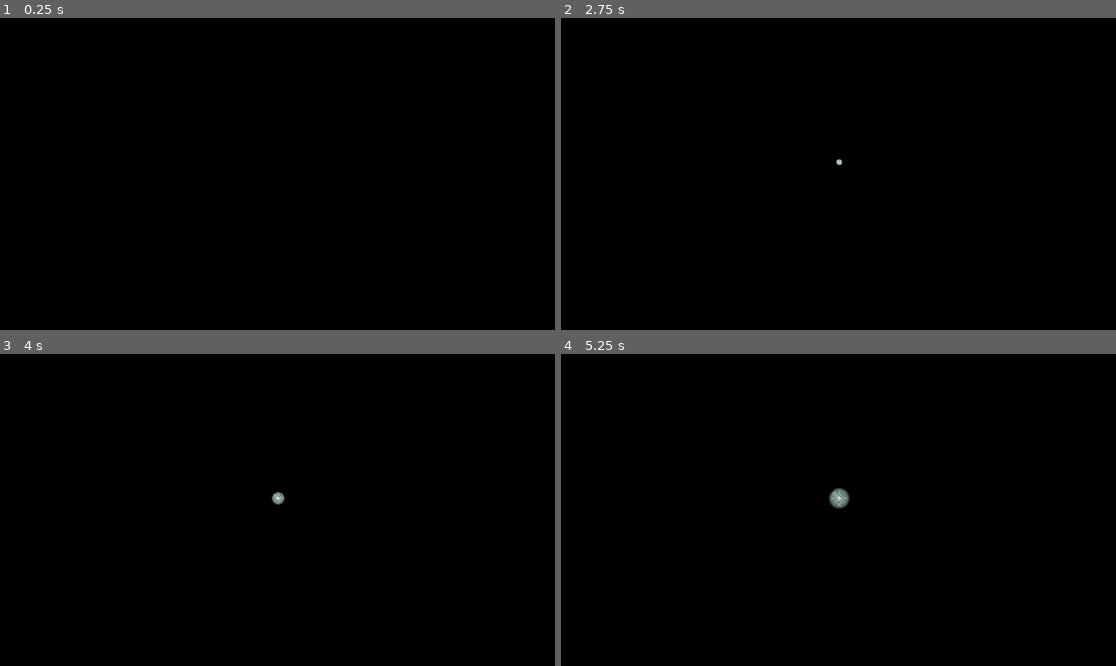
Above: before the commit, frames 1-4 (two rows, left to right).
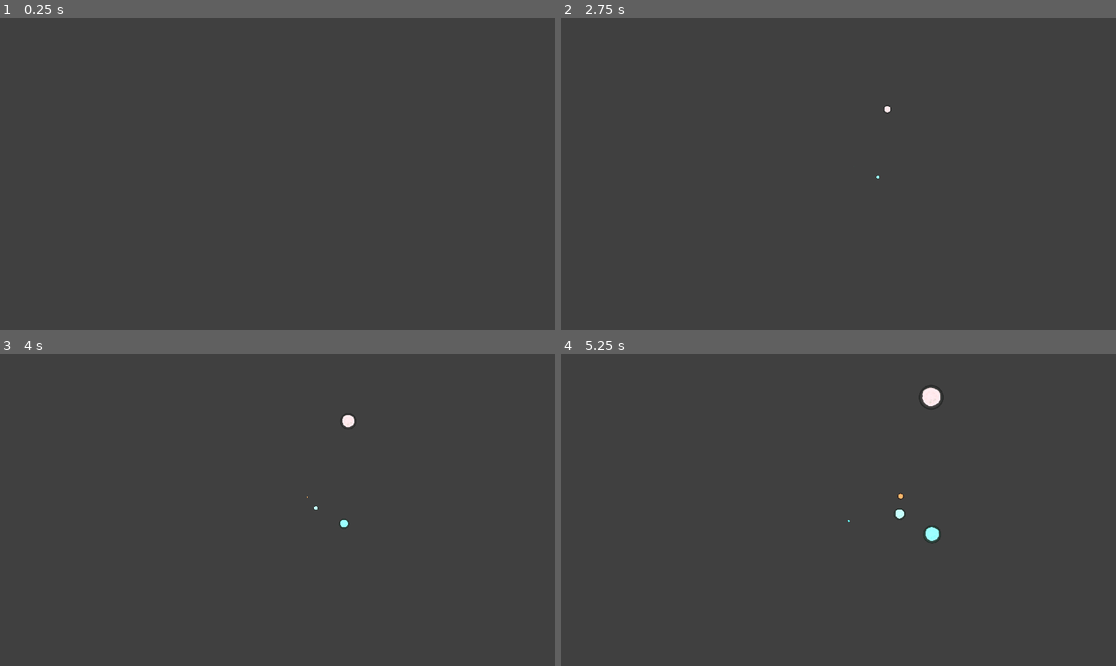
Above: after the commit, the same moments.

Repository: KaizNike/screen-toybox
Game: Godot game, scene res://src/Scenes/starScene.tscn
Two runs of this game, one before a commit and one after it. Both use one fixed random seed, a clock stepped at 60 frames per second and the inputs below. This scene is started directly instead of the project's main scene.
Inputs (mouse positions are in pixels of both pictures, inside the frame that each line leads up to):
- Up to frame 1 (0.25 s): no input
- Up to frame 2 (2.75 s): tap Enter at 0.5, 2 s; move the mouse to (960, 158) at 0.52 s; hold = (add, bound only after the commit) 0.53-1.25 s; click (960, 158) at 0.8 s; tap Space at 1.25 s; drag from (727, 189) to (810, 236) at 1.27 s; move the mouse to (894, 105) at 2.02 s; hold R (randomize, bound only after the commit) from 2.03 s (still down); tap M (mode, bound only after the commit) at 2.1 s; click (894, 105) at 2.17 s
- Up to frame 3 (4 s): release R (randomize, bound only after the commit) at 2.75 s; tap Space at 2.75 s; drag from (249, 572) to (111, 463) at 2.77 s; move the mouse to (444, 556) at 3.52 s; hold Right mouse button (right_click) from 3.53 s (still down); click (444, 556) at 3.67 s; tap - (subtract, bound only after the commit) at 3.8 s
- Up to frame 4 (5.25 s): release Right mouse button (right_click) at 4.25 s; drag from (672, 463) to (755, 432) at 4.27 s; move the mouse to (866, 510) at 5.02 s; hold = (add, bound only after the commit) from 5.03 s (still down)

The runs differ from the first frame. In frame 1, 100% of the frame differs, in the area x 0-100%, y 0-100%; in frame 2, 100%; in frame 3, 100%; in frame 4, 100%.

Commit message:
v0.6.1 - Multimonitor for stars
Starfield scene now supports multimonitor setups and features improved particle effects. Scene scripts set currentScene for context-aware input handling. Refactored window logic to be scene-specific, updated tooltips and version label, and increased the maximum number of shapes. Various .tscn files updated for Godot 4 compatibility and resource referencing.

Diff:
--- a/Source Files/Fullscreen Toybox/project.godot
+++ b/Source Files/Fullscreen Toybox/project.godot
@@ -41,19 +41,21 @@
 }
 add={
 "deadzone": 0.5,
-"events": [Object(InputEventKey,"resource_local_to_scene":false,"resource_name":"","device":0,"window_id":0,"alt_pressed":false,"shift_pressed":false,"ctrl_pressed":false,"meta_pressed":false,"pressed":false,"keycode":0,"physical_keycode":0,"key_label":0,"unicode":0,"location":0,"echo":false,"script":null)
-, Object(InputEventKey,"resource_local_to_scene":false,"resource_name":"","device":0,"window_id":0,"alt_pressed":false,"shift_pressed":false,"ctrl_pressed":false,"meta_pressed":false,"pressed":false,"keycode":0,"physical_keycode":0,"key_label":0,"unicode":0,"location":0,"echo":false,"script":null)
+"events": [Object(InputEventKey,"resource_local_to_scene":false,"resource_name":"","device":-1,"window_id":0,"alt_pressed":false,"shift_pressed":false,"ctrl_pressed":false,"meta_pressed":false,"pressed":false,"keycode":61,"physical_keycode":0,"key_label":0,"unicode":61,"location":0,"echo":false,"script":null)
+, Object(InputEventKey,"resource_local_to_scene":false,"resource_name":"","device":-1,"window_id":0,"alt_pressed":false,"shift_pressed":false,"ctrl_pressed":false,"meta_pressed":false,"pressed":false,"keycode":0,"physical_keycode":4194437,"key_label":0,"unicode":43,"location":0,"echo":false,"script":null)
+, Object(InputEventKey,"resource_local_to_scene":false,"resource_name":"","device":-1,"window_id":0,"alt_pressed":false,"shift_pressed":true,"ctrl_pressed":false,"meta_pressed":false,"pressed":false,"keycode":0,"physical_keycode":61,"key_label":0,"unicode":43,"location":0,"echo":false,"script":null)
 ]
 }
 subtract={
 "deadzone": 0.5,
-"events": [Object(InputEventKey,"resource_local_to_scene":false,"resource_name":"","device":0,"window_id":0,"alt_pressed":false,"shift_pressed":false,"ctrl_pressed":false,"meta_pressed":false,"pressed":false,"keycode":0,"physical_keycode":0,"key_label":0,"unicode":0,"location":0,"echo":false,"script":null)
-, Object(InputEventKey,"resource_local_to_scene":false,"resource_name":"","device":0,"window_id":0,"alt_pressed":false,"shift_pressed":false,"ctrl_pressed":false,"meta_pressed":false,"pressed":false,"keycode":0,"physical_keycode":0,"key_label":0,"unicode":0,"location":0,"echo":false,"script":null)
+"events": [Object(InputEventKey,"resource_local_to_scene":false,"resource_name":"","device":-1,"window_id":0,"alt_pressed":false,"shift_pressed":true,"ctrl_pressed":false,"meta_pressed":false,"pressed":false,"keycode":0,"physical_keycode":45,"key_label":0,"unicode":95,"location":0,"echo":false,"script":null)
+, Object(InputEventKey,"resource_local_to_scene":false,"resource_name":"","device":-1,"window_id":0,"alt_pressed":false,"shift_pressed":false,"ctrl_pressed":false,"meta_pressed":false,"pressed":false,"keycode":0,"physical_keycode":45,"key_label":0,"unicode":45,"location":0,"echo":false,"script":null)
+, Object(InputEventKey,"resource_local_to_scene":false,"resource_name":"","device":-1,"window_id":0,"alt_pressed":false,"shift_pressed":false,"ctrl_pressed":false,"meta_pressed":false,"pressed":false,"keycode":0,"physical_keycode":4194435,"key_label":0,"unicode":45,"location":0,"echo":false,"script":null)
 ]
 }
 randomize={
 "deadzone": 0.5,
-"events": [Object(InputEventKey,"resource_local_to_scene":false,"resource_name":"","device":0,"window_id":0,"alt_pressed":false,"shift_pressed":false,"ctrl_pressed":false,"meta_pressed":false,"pressed":false,"keycode":0,"physical_keycode":0,"key_label":0,"unicode":0,"location":0,"echo":false,"script":null)
+"events": [Object(InputEventKey,"resource_local_to_scene":false,"resource_name":"","device":-1,"window_id":0,"alt_pressed":false,"shift_pressed":false,"ctrl_pressed":false,"meta_pressed":false,"pressed":false,"keycode":0,"physical_keycode":82,"key_label":0,"unicode":114,"location":0,"echo":false,"script":null)
 ]
 }
 right_click={
@@ -63,12 +65,13 @@
 }
 mode={
 "deadzone": 0.5,
-"events": [Object(InputEventKey,"resource_local_to_scene":false,"resource_name":"","device":0,"window_id":0,"alt_pressed":false,"shift_pressed":false,"ctrl_pressed":false,"meta_pressed":false,"pressed":false,"keycode":0,"physical_keycode":0,"key_label":0,"unicode":0,"location":0,"echo":false,"script":null)
+"events": [Object(InputEventKey,"resource_local_to_scene":false,"resource_name":"","device":-1,"window_id":0,"alt_pressed":false,"shift_pressed":false,"ctrl_pressed":false,"meta_pressed":false,"pressed":false,"keycode":0,"physical_keycode":77,"key_label":0,"unicode":109,"location":0,"echo":false,"script":null)
 ]
 }
 
 [physics]
 
+2d/default_gravity=98.0
 common/physics_fps=80
 
 [rendering]
--- a/Source Files/Fullscreen Toybox/src/Bodies/Shapes/MovingBall.tscn
+++ b/Source Files/Fullscreen Toybox/src/Bodies/Shapes/MovingBall.tscn
@@ -1,28 +1,26 @@
-[gd_scene load_steps=5 format=2]
+[gd_scene load_steps=5 format=3 uid="uid://cwvon1uqyeitc"]
 
-[ext_resource path="res://src/RigidBody2D.gd" type="Script" id=1]
-[ext_resource path="res://Assets/CircleBall.png" type="Texture2D" id=2]
+[ext_resource type="Script" uid="uid://cv5u1ovel0ryo" path="res://src/RigidBody2D.gd" id="1"]
+[ext_resource type="Texture2D" uid="uid://ccncue2xvwbi" path="res://Assets/CircleBall.png" id="2"]
 
-[sub_resource type="CircleShape2D" id=1]
+[sub_resource type="CircleShape2D" id="1"]
 radius = 16.4119
 
-[sub_resource type="OccluderPolygon2D" id=2]
-cull_mode = 1
-polygon = PackedVector2Array( -11.9518, -11.2229, -4.23902, -15.0793, 3.4738, -14.8589, 8.32186, -13.5367, 14.6023, -7.1461, 15.4838, 4.75368, 10.7459, 11.8054, 4.46545, 16.3229, -5.78158, 15.8822, -10.4093, 13.1276, -14.0453, 8.72027, -16.249, 1.55837, -15.037, -6.92573 )
+[sub_resource type="OccluderPolygon2D" id="2"]
+cull_mode = 2
+polygon = PackedVector2Array(-11.9518, -11.2229, -4.23902, -15.0793, 3.4738, -14.8589, 8.32186, -13.5367, 14.6023, -7.1461, 15.4838, 4.75368, 10.7459, 11.8054, 4.46545, 16.3229, -5.78158, 15.8822, -10.4093, 13.1276, -14.0453, 8.72027, -16.249, 1.55837, -15.037, -6.92573)
 
-[node name="MovingBall" type="RigidBody2D" groups=[
-"Persist",
-]]
-position = Vector2( 3.05176e-05, 2.21613 )
+[node name="MovingBall" type="RigidBody2D" groups=["Persist"]]
+position = Vector2(3.05176e-05, 2.21613)
 input_pickable = true
-script = ExtResource( 1 )
+script = ExtResource("1")
 
 [node name="BoxColl" type="CollisionShape2D" parent="."]
-position = Vector2( -0.134552, 0.319885 )
-shape = SubResource( 1 )
+position = Vector2(-0.134552, 0.319885)
+shape = SubResource("1")
 
 [node name="Sprite2D" type="Sprite2D" parent="."]
-texture = ExtResource( 2 )
+texture = ExtResource("2")
 
 [node name="LightOccluder2D" type="LightOccluder2D" parent="."]
-occluder = SubResource( 2 )
+occluder = SubResource("2")
--- a/Source Files/Fullscreen Toybox/src/Bodies/Shapes/MovingBallLight.tscn
+++ b/Source Files/Fullscreen Toybox/src/Bodies/Shapes/MovingBallLight.tscn
@@ -1,31 +1,29 @@
-[gd_scene load_steps=5 format=2]
+[gd_scene load_steps=5 format=3 uid="uid://cc66xxd3tq5sd"]
 
-[ext_resource path="res://src/RigidBody2D.gd" type="Script" id=1]
-[ext_resource path="res://Assets/CircleBallLight.png" type="Texture2D" id=2]
-[ext_resource path="res://Assets/light_texture.png" type="Texture2D" id=3]
+[ext_resource type="Script" uid="uid://cv5u1ovel0ryo" path="res://src/RigidBody2D.gd" id="1"]
+[ext_resource type="Texture2D" uid="uid://81i2gsugjupv" path="res://Assets/CircleBallLight.png" id="2"]
+[ext_resource type="Texture2D" uid="uid://bdtmnm1ubngmg" path="res://Assets/light_texture.png" id="3"]
 
-[sub_resource type="CircleShape2D" id=1]
+[sub_resource type="CircleShape2D" id="1"]
 radius = 16.4119
 
-[node name="MovingBall" type="RigidBody2D" groups=[
-"Persist",
-]]
-position = Vector2( 3.05176e-05, 2.21613 )
+[node name="MovingBall" type="RigidBody2D" groups=["Persist"]]
+position = Vector2(3.05176e-05, 2.21613)
 input_pickable = true
-script = ExtResource( 1 )
+script = ExtResource("1")
 
 [node name="BoxColl" type="CollisionShape2D" parent="."]
 visible = false
-position = Vector2( -0.134552, 0.319885 )
-shape = SubResource( 1 )
+position = Vector2(-0.134552, 0.319885)
+shape = SubResource("1")
 
 [node name="Sprite2D" type="Sprite2D" parent="."]
-modulate = Color( 0.858824, 0.898039, 0.188235, 1 )
-texture = ExtResource( 2 )
+modulate = Color(0.858824, 0.898039, 0.188235, 1)
+texture = ExtResource("2")
 
 [node name="PointLight2D" type="PointLight2D" parent="."]
-position = Vector2( -0.774841, 0.968555 )
-texture = ExtResource( 3 )
-texture_scale = 5.0
+position = Vector2(-0.774841, 0.968555)
 energy = 3.18
 shadow_enabled = true
+texture = ExtResource("3")
+texture_scale = 5.0
--- a/Source Files/Fullscreen Toybox/src/Bodies/Shapes/MovingBox.tscn
+++ b/Source Files/Fullscreen Toybox/src/Bodies/Shapes/MovingBox.tscn
@@ -1,20 +1,18 @@
-[gd_scene load_steps=4 format=2]
+[gd_scene load_steps=4 format=3 uid="uid://c4owtmvo01btc"]
 
-[ext_resource path="res://src/RigidBody2D.gd" type="Script" id=1]
+[ext_resource type="Script" uid="uid://cv5u1ovel0ryo" path="res://src/RigidBody2D.gd" id="1"]
 
-[sub_resource type="RectangleShape2D" id=1]
-extents = Vector2( 19.6256, 21.0217 )
+[sub_resource type="RectangleShape2D" id="1"]
+size = Vector2(39.2512, 42.0434)
 
-[sub_resource type="OccluderPolygon2D" id=2]
-cull_mode = 1
-polygon = PackedVector2Array( -19.9151, -20.2822, 18.8882, -20.0318, 19.6392, 20.2736, -19.6648, 19.5225 )
+[sub_resource type="OccluderPolygon2D" id="2"]
+cull_mode = 2
+polygon = PackedVector2Array(-19.9151, -20.2822, 18.8882, -20.0318, 19.6392, 20.2736, -19.6648, 19.5225)
 
-[node name="MovingBox" type="RigidBody2D" groups=[
-"Persist",
-]]
-position = Vector2( -1.97614, 2.07587 )
+[node name="MovingBox" type="RigidBody2D" groups=["Persist"]]
+position = Vector2(-1.97614, 2.07587)
 input_pickable = true
-script = ExtResource( 1 )
+script = ExtResource("1")
 
 [node name="BoxRect" type="ColorRect" parent="."]
 offset_left = -19.9945
@@ -22,14 +20,11 @@
 offset_right = 20.0055
 offset_bottom = 20.0166
 mouse_filter = 2
-color = Color( 0.490196, 0.105882, 0.105882, 1 )
-__meta__ = {
-"_edit_use_anchors_": false
-}
+color = Color(0.490196, 0.105882, 0.105882, 1)
 
 [node name="BoxColl" type="CollisionShape2D" parent="."]
-position = Vector2( -0.134552, 0.319885 )
-shape = SubResource( 1 )
+position = Vector2(-0.134552, 0.319885)
+shape = SubResource("1")
 
 [node name="LightOccluder2D" type="LightOccluder2D" parent="."]
-occluder = SubResource( 2 )
+occluder = SubResource("2")
--- a/Source Files/Fullscreen Toybox/src/Bodies/Shapes/MovingTriangle.tscn
+++ b/Source Files/Fullscreen Toybox/src/Bodies/Shapes/MovingTriangle.tscn
@@ -1,26 +1,24 @@
-[gd_scene load_steps=4 format=2]
+[gd_scene load_steps=4 format=3 uid="uid://ck7stavc44egs"]
 
-[ext_resource path="res://src/RigidBody2D.gd" type="Script" id=1]
-[ext_resource path="res://Assets/Triangle.png" type="Texture2D" id=2]
+[ext_resource type="Script" uid="uid://cv5u1ovel0ryo" path="res://src/RigidBody2D.gd" id="1"]
+[ext_resource type="Texture2D" uid="uid://cwsybim8qb3dc" path="res://Assets/Triangle.png" id="2"]
 
-[sub_resource type="OccluderPolygon2D" id=1]
-cull_mode = 1
-polygon = PackedVector2Array( -0.00921631, -19.3591, 15.7967, 13.6767, -16.2423, 14.3886 )
+[sub_resource type="OccluderPolygon2D" id="1"]
+cull_mode = 2
+polygon = PackedVector2Array(-0.00921631, -19.3591, 15.7967, 13.6767, -16.2423, 14.3886)
 
-[node name="MovingTriangle" type="RigidBody2D" groups=[
-"Persist",
-]]
-position = Vector2( -0.41095, 1.58902 )
+[node name="MovingTriangle" type="RigidBody2D" groups=["Persist"]]
+position = Vector2(-0.41095, 1.58902)
 input_pickable = true
-script = ExtResource( 1 )
+script = ExtResource("1")
 
 [node name="Sprite2D" type="Sprite2D" parent="."]
-texture = ExtResource( 2 )
-offset = Vector2( 0, -2 )
+texture = ExtResource("2")
+offset = Vector2(0, -2)
 
 [node name="CollisionPolygon2D" type="CollisionPolygon2D" parent="."]
-position = Vector2( 0, -2 )
-polygon = PackedVector2Array( 0.293533, -16.7866, 15.9592, 16.0425, -15.9826, 16.264 )
+position = Vector2(0, -2)
+polygon = PackedVector2Array(0.293533, -16.7866, 15.9592, 16.0425, -15.9826, 16.264)
 
 [node name="LightOccluder2D" type="LightOccluder2D" parent="."]
-occluder = SubResource( 1 )
+occluder = SubResource("1")
--- a/Source Files/Fullscreen Toybox/src/Scenes/bubblesScene.gd
+++ b/Source Files/Fullscreen Toybox/src/Scenes/bubblesScene.gd
@@ -10,6 +10,7 @@
 
 # Called when the node enters the scene tree for the first time.
 func _ready():
+	AutoKing.currentScene = "bubbles"
 	randomize()
 	get_tree().get_root().set_transparent_background(true)
 	%Camera2D.custom_viewport = %SubViewport
--- a/Source Files/Fullscreen Toybox/src/Scenes/bubblesScene.tscn
+++ b/Source Files/Fullscreen Toybox/src/Scenes/bubblesScene.tscn
@@ -1,11 +1,10 @@
-[gd_scene load_steps=7 format=3 uid="uid://b0rg25j7buxvy"]
+[gd_scene load_steps=6 format=3 uid="uid://b0rg25j7buxvy"]
 
 [ext_resource type="PackedScene" uid="uid://ctj2gk04kfx3l" path="res://src/Bodies/Shapes/Bubble.tscn" id="1"]
 [ext_resource type="Script" uid="uid://v4dqk01tddy8" path="res://src/Scenes/bubblesScene.gd" id="2"]
 [ext_resource type="Script" uid="uid://dx4nc0p4mwogn" path="res://src/Scenes/ScoreLabel.gd" id="3"]
 [ext_resource type="Script" uid="uid://orki205s5le5" path="res://src/Scenes/node_2d.gd" id="4_7vgen"]
-[ext_resource type="Script" uid="uid://bsrptb5lhq788" path="res://src/Scenes/sub_viewport.gd" id="5_1vm5p"]
-[ext_resource type="Script" uid="uid://dvwr2x85rf5g2" path="res://src/Scenes/window.gd" id="5_aad8t"]
+[ext_resource type="PackedScene" uid="uid://syasbw7jdbo6" path="res://src/UI/window.tscn" id="5_1vm5p"]
 
 [node name="bubblesScene" type="Node"]
 script = ExtResource("2")
@@ -39,39 +38,6 @@
 anchor_mode = 0
 enabled = false
 
-[node name="Window" type="Window" parent="."]
-auto_translate_mode = 1
-transparent_bg = true
-handle_input_locally = false
-audio_listener_enable_2d = true
-mode = 3
-initial_position = 3
-size = Vector2i(1920, 1080)
-current_screen = 0
-always_on_top = true
-transparent = true
-script = ExtResource("5_aad8t")
-
-[node name="SubViewportContainer" type="SubViewportContainer" parent="Window"]
-anchors_preset = 15
-anchor_right = 1.0
-anchor_bottom = 1.0
-grow_horizontal = 2
-grow_vertical = 2
-mouse_filter = 0
-stretch = true
-mouse_target = true
-
-[node name="SubViewport" type="SubViewport" parent="Window/SubViewportContainer"]
-unique_name_in_owner = true
-transparent_bg = true
-handle_input_locally = false
-audio_listener_enable_2d = true
-physics_object_picking = true
-physics_object_picking_sort = true
-physics_object_picking_first_only = true
-size = Vector2i(1920, 1080)
-render_target_update_mode = 4
-script = ExtResource("5_1vm5p")
+[node name="Window" parent="." instance=ExtResource("5_1vm5p")]
 
 [connection signal="timeout" from="Timer" to="." method="_on_Timer_timeout"]
--- a/Source Files/Fullscreen Toybox/src/Scenes/node_2d.gd
+++ b/Source Files/Fullscreen Toybox/src/Scenes/node_2d.gd
@@ -5,3 +5,4 @@
 	position.x = -DisplayServer.screen_get_size(1).x
 	#position.y = DisplayServer.screen_get_size(1).y/2
 	print(position)
+	print("Screens:", DisplayServer.get_screen_count())
--- a/Source Files/Fullscreen Toybox/src/Scenes/shapesScene.gd
+++ b/Source Files/Fullscreen Toybox/src/Scenes/shapesScene.gd
@@ -9,6 +9,7 @@
 
 # Called when the node enters the scene tree for the first time.
 func _ready():
+	AutoKing.currentScene = "shapes"
 	get_tree().get_root().set_transparent_background(true)
 	#DisplayServer.set_screen_stretch(SceneTree.STRETCH_MODE_2D, SceneTree.STRETCH_ASPECT_KEEP_HEIGHT,Vector2(1920,1080))
 	pass # Replace with function body.
@@ -22,7 +23,7 @@
 	#if event.is_action_pressed("ui_cancel"):
 		#get_tree().set_screen_stretch(SceneTree.STRETCH_MODE_DISABLED,SceneTree.STRETCH_ASPECT_KEEP_HEIGHT,Vector2(1920,1080))
 	if event.is_action_pressed("add"):
-		if dudes >= 32:
+		if dudes >= 2032:
 			print("end")
 			return
 		dudes += 1
--- a/Source Files/Fullscreen Toybox/src/Scenes/starScene.gd
+++ b/Source Files/Fullscreen Toybox/src/Scenes/starScene.gd
@@ -8,7 +8,10 @@
 
 # Called when the node enters the scene tree for the first time.
 func _ready():
+	AutoKing.currentScene = "stars"
 	get_tree().get_root().set_transparent_background(true)
+	%Camera2D.custom_viewport = %SubViewport
+	%Camera2D.enabled = true
 #	$StarParticles.position = Vector2((OS.window_size.x / 2), (OS.window_size.y /2))
 	pass # Replace with function body.
 
--- a/Source Files/Fullscreen Toybox/src/Scenes/starScene.tscn
+++ b/Source Files/Fullscreen Toybox/src/Scenes/starScene.tscn
@@ -1,47 +1,96 @@
-[gd_scene load_steps=6 format=2]
+[gd_scene load_steps=10 format=3 uid="uid://vuoapbhq71uj"]
 
-[ext_resource path="res://src/Scenes/starScene.gd" type="Script" id=1]
-[ext_resource path="res://Assets/starWhite.png" type="Texture2D" id=2]
+[ext_resource type="Script" uid="uid://s04ot8ij26xb" path="res://src/Scenes/starScene.gd" id="1"]
+[ext_resource type="Texture2D" uid="uid://dt6jjvcv8qjaa" path="res://Assets/starWhite.png" id="2"]
+[ext_resource type="Script" uid="uid://b1ug84an3fctb" path="res://src/Scenes/star_particles.gd" id="3_nj7wj"]
+[ext_resource type="Script" uid="uid://orki205s5le5" path="res://src/Scenes/node_2d.gd" id="3_nqdnc"]
+[ext_resource type="Script" uid="uid://dvwr2x85rf5g2" path="res://src/Scenes/window.gd" id="4_f0gwx"]
+[ext_resource type="Script" uid="uid://bsrptb5lhq788" path="res://src/Scenes/sub_viewport.gd" id="4_sq71f"]
 
-[sub_resource type="Curve" id=1]
-_data = [ Vector2( 0, 0 ), 0.0, 0.0, 0, 0, Vector2( 1, 1 ), 0.0, 0.0, 0, 0 ]
+[sub_resource type="Curve" id="1"]
+_limits = [0.0, 28.3, 0.0, 1.0]
+_data = [Vector2(0, 0), 0.0, 0.0, 0, 0, Vector2(0.191176, 0.797753), 0.0, 0.0, 0, 0, Vector2(0.316177, 0.898876), 0.0, 0.0, 0, 0, Vector2(0.904412, 9.53933), 0.0, 0.0, 0, 0, Vector2(1, 28.3), 0.0, 0.0, 0, 0]
+point_count = 5
 
-[sub_resource type="CurveTexture" id=2]
-curve = SubResource( 1 )
+[sub_resource type="CurveTexture" id="2"]
+curve = SubResource("1")
 
-[sub_resource type="ParticleProcessMaterial" id=3]
-flag_disable_z = true
+[sub_resource type="ParticleProcessMaterial" id="3"]
 spread = 180.0
-gravity = Vector3( 0, 0, 0 )
-initial_velocity = 100.0
-angular_velocity = 4.0
-angular_velocity_random = 1.0
-orbit_velocity = 0.0
-orbit_velocity_random = 0.0
-scale_curve = SubResource( 2 )
-hue_variation = 0.1
-hue_variation_random = 1.0
+initial_velocity_min = 90.0
+initial_velocity_max = 90.0
+gravity = Vector3(0, 0, 0)
+scale_curve = SubResource("2")
+hue_variation_min = -0.22
+hue_variation_max = 0.17
 
 [node name="starScene" type="Node"]
-script = ExtResource( 1 )
+script = ExtResource("1")
 
 [node name="Control" type="Control" parent="."]
+layout_mode = 3
+anchors_preset = 15
 anchor_right = 1.0
 anchor_bottom = 1.0
-__meta__ = {
-"_edit_use_anchors_": false
-}
 
 [node name="MarginContainer" type="MarginContainer" parent="Control"]
+layout_mode = 0
 anchor_right = 1.0
 anchor_bottom = 1.0
-__meta__ = {
-"_edit_use_anchors_": false
-}
 
 [node name="StarParticles" type="GPUParticles2D" parent="Control/MarginContainer"]
-position = Vector2( 962.381, 499.322 )
+position = Vector2(962.381, 499.322)
 amount = 50
-lifetime = 12.0
-process_material = SubResource( 3 )
-texture = ExtResource( 2 )
+texture = ExtResource("2")
+lifetime = 48.0
+process_material = SubResource("3")
+script = ExtResource("3_nj7wj")
+
+[node name="Camera2D2" type="Camera2D" parent="."]
+unique_name_in_owner = true
+anchor_mode = 0
+
+[node name="Node2D" type="Node2D" parent="."]
+position = Vector2(-685, 0)
+script = ExtResource("3_nqdnc")
+
+[node name="Camera2D" type="Camera2D" parent="Node2D"]
+unique_name_in_owner = true
+anchor_mode = 0
+enabled = false
+
+[node name="Window" type="Window" parent="."]
+unique_name_in_owner = true
+auto_translate_mode = 1
+transparent_bg = true
+handle_input_locally = false
+audio_listener_enable_2d = true
+mode = 3
+initial_position = 3
+size = Vector2i(1920, 1080)
+current_screen = 0
+always_on_top = true
+transparent = true
+script = ExtResource("4_f0gwx")
+
+[node name="SubViewportContainer" type="SubViewportContainer" parent="Window"]
+anchors_preset = 15
+anchor_right = 1.0
+anchor_bottom = 1.0
+grow_horizontal = 2
+grow_vertical = 2
+mouse_filter = 0
+stretch = true
+mouse_target = true
+
+[node name="SubViewport" type="SubViewport" parent="Window/SubViewportContainer"]
+unique_name_in_owner = true
+transparent_bg = true
+handle_input_locally = false
+audio_listener_enable_2d = true
+physics_object_picking = true
+physics_object_picking_sort = true
+physics_object_picking_first_only = true
+size = Vector2i(1920, 1080)
+render_target_update_mode = 4
+script = ExtResource("4_sq71f")
--- /dev/null
+++ b/Source Files/Fullscreen Toybox/src/Scenes/star_particles.gd
@@ -0,0 +1,4 @@
+extends GPUParticles2D
+
+func _ready() -> void:
+	visibility_rect = Rect2(-DisplayServer.screen_get_size(1).x,-100,DisplayServer.screen_get_size(1).x+DisplayServer.screen_get_size(-1).x,200)
--- a/Source Files/Fullscreen Toybox/src/Scenes/window.gd
+++ b/Source Files/Fullscreen Toybox/src/Scenes/window.gd
@@ -9,26 +9,27 @@
 		else:
 #			save()
 			get_tree().change_scene_to_file("res://src/Scenes/selectionScene.tscn")
-	if event.is_action_pressed("add"):
-		if $Timer.wait_time < 0.002:
-			return
-			print("full on bubbles")
-		$Timer.wait_time *= 0.95
-		print($Timer.wait_time)
-	if event.is_action_pressed("subtract"):
-		$Timer.wait_time *= 1.05
-		print($Timer.wait_time)
-	if event.is_action_pressed("randomize"):
-		if get_parent().randomizeColors:
-			get_parent().randomizeColors = false
-			print("Random colors off")
-		elif not get_parent().randomizeColors:
-			get_parent().randomizeColors = true
-			print("Random colors on")
-	if event.is_action_pressed("right_click"):
-		if AutoKing.MegaPopping:
-			AutoKing.MegaPopping = false
-			print("Mega popping mode off")
-		elif not AutoKing.MegaPopping:
-			AutoKing.MegaPopping = true
-			print("Mega popping mode now on, enjoy!")
+	if AutoKing.currentScene == "bubbles":
+		if event.is_action_pressed("add"):
+			if $Timer.wait_time < 0.002:
+				return
+				print("full on bubbles")
+			$Timer.wait_time *= 0.95
+			print($Timer.wait_time)
+		if event.is_action_pressed("subtract"):
+			$Timer.wait_time *= 1.05
+			print($Timer.wait_time)
+		if event.is_action_pressed("randomize"):
+			if get_parent().randomizeColors:
+				get_parent().randomizeColors = false
+				print("Random colors off")
+			elif not get_parent().randomizeColors:
+				get_parent().randomizeColors = true
+				print("Random colors on")
+		if event.is_action_pressed("right_click"):
+			if AutoKing.MegaPopping:
+				AutoKing.MegaPopping = false
+				print("Mega popping mode off")
+			elif not AutoKing.MegaPopping:
+				AutoKing.MegaPopping = true
+				print("Mega popping mode now on, enjoy!")
--- a/Source Files/Fullscreen Toybox/src/UI/SelectionUI.tscn
+++ b/Source Files/Fullscreen Toybox/src/UI/SelectionUI.tscn
@@ -39,10 +39,10 @@
 
 [node name="VersionLabel" type="Label" parent="Panel/VSplitContainer"]
 layout_mode = 2
-tooltip_text = "One more monitor!"
+tooltip_text = "One more monitor! Support for Bubbles, Starfield and Start Screens."
 mouse_filter = 1
 mouse_default_cursor_shape = 16
-text = "v 0.6.0"
+text = "v 0.6.1"
 horizontal_alignment = 1
 
 [node name="BubblesButton" type="Button" parent="Panel/VSplitContainer"]
@@ -52,12 +52,12 @@
 
 [node name="StarButton" type="Button" parent="Panel/VSplitContainer"]
 layout_mode = 2
-tooltip_text = "Not upgraded!"
+tooltip_text = "Now quite scary!"
 text = "Starfield"
 
 [node name="ShapesButton" type="Button" parent="Panel/VSplitContainer"]
 layout_mode = 2
-tooltip_text = "Not upgraded!"
+tooltip_text = "2 Screens maybe later."
 text = "Physics"
 
 [node name="QuitButton" type="Button" parent="Panel/VSplitContainer"]
--- a/Source Files/Fullscreen Toybox/src/UI/window.tscn
+++ b/Source Files/Fullscreen Toybox/src/UI/window.tscn
@@ -1,17 +1,20 @@
-[gd_scene load_steps=2 format=3 uid="uid://syasbw7jdbo6"]
+[gd_scene load_steps=3 format=3 uid="uid://syasbw7jdbo6"]
 
+[ext_resource type="Script" uid="uid://dvwr2x85rf5g2" path="res://src/Scenes/window.gd" id="1_80qvw"]
 [ext_resource type="Script" uid="uid://bsrptb5lhq788" path="res://src/Scenes/sub_viewport.gd" id="1_lw2h8"]
 
 [node name="Window" type="Window"]
 auto_translate_mode = 1
 transparent_bg = true
+handle_input_locally = false
+audio_listener_enable_2d = true
 mode = 3
 initial_position = 3
 size = Vector2i(1920, 1080)
 current_screen = 0
 always_on_top = true
 transparent = true
-mouse_passthrough = true
+script = ExtResource("1_80qvw")
 
 [node name="SubViewportContainer" type="SubViewportContainer" parent="."]
 anchors_preset = 15
@@ -19,12 +22,17 @@
 anchor_bottom = 1.0
 grow_horizontal = 2
 grow_vertical = 2
+mouse_filter = 0
 stretch = true
+mouse_target = true
 
 [node name="SubViewport" type="SubViewport" parent="SubViewportContainer"]
 unique_name_in_owner = true
 transparent_bg = true
 handle_input_locally = false
-size = Vector2i(1920, 1080)
+audio_listener_enable_2d = true
+physics_object_picking = true
+physics_object_picking_sort = true
+physics_object_picking_first_only = true
 render_target_update_mode = 4
 script = ExtResource("1_lw2h8")
Not shown: 1 places in Source Files/Fullscreen Toybox/src/Scenes/shapesScene.tscn that only renumber resources
Not shown, added: Source Files/Fullscreen Toybox/src/Scenes/star_particles.gd.uid
Not shown, changed: Version Log.txt
